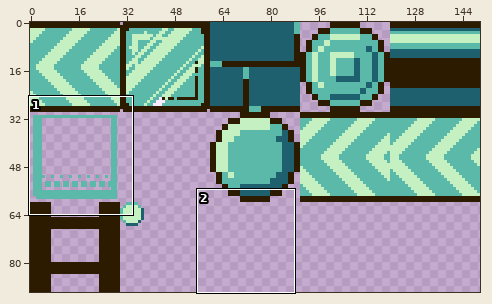
A sprite sheet gets an edit: js13k/dst/assets/atlas.png. Above, an overview of the earlier version with the close-up marked.
Close-up. Before the commit:
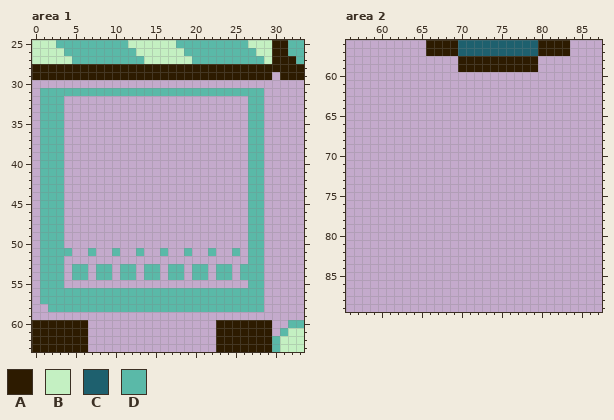
The file is 150x90 pixels. Shown: area 1: x 0..33, y 25..63; area 2: x 56..87, y 56..89.
Palette (. is transparent): A #2d1b00  B #c4f0c2  C #1e606e  D #5ab9a8
Pixels before, area 1, first column x 0:
25 BBBDDDDDDDDDBBBBBBDDDDDDDDDBBBAADD
26 BBBBDDDDDDDDDBBBBBBDDDDDDDDDBBAADD
27 BBBBBDDDDDDDDDBBBBBBDDDDDDDDDBAAAD
28 AAAAAAAAAAAAAAAAAAAAAAAAAAAAAAAAAA
29 AAAAAAAAAAAAAAAAAAAAAAAAAAAAAA.AAA
30 ..................................
31 .DDDDDDDDDDDDDDDDDDDDDDDDDDDD.....
32 .DDD.......................DD.....
33 .DDD.......................DD.....
34 .DDD.......................DD.....
35 .DDD.......................DD.....
36 .DDD.......................DD.....
37 .DDD.......................DD.....
38 .DDD.......................DD.....
39 .DDD.......................DD.....
40 .DDD.......................DD.....
41 .DDD.......................DD.....
42 .DDD.......................DD.....
43 .DDD.......................DD.....
44 .DDD.......................DD.....
45 .DDD.......................DD.....
46 .DDD.......................DD.....
47 .DDD.......................DD.....
48 .DDD.......................DD.....
49 .DDD.......................DD.....
50 .DDD.......................DD.....
51 .DDDD..D..D..D..D..D..D..D.DD.....
52 .DDD.......................DD.....
53 .DDD.DD.DD.DD.DD.DD.DD.DD.DDD.....
54 .DDD.DD.DD.DD.DD.DD.DD.DD.DDD.....
55 .DDD.......................DD.....
56 .DDDDDDDDDDDDDDDDDDDDDDDDDDDD.....
57 .DDDDDDDDDDDDDDDDDDDDDDDDDDDD.....
58 ..DDDDDDDDDDDDDDDDDDDDDDDDDDD.....
59 ..................................
60 AAAAAAA................AAAAAAA..DD
61 AAAAAAA................AAAAAAA.DBB
62 AAAAAAA................AAAAAAADBBB
63 AAAAAAA................AAAAAAADBBB
Pixels before, area 2, first column x 66:
56 AAAACCCCCCCCCCAAAA
57 AAAACCCCCCCCCCAAAA
58 ....AAAAAAAAAA....
59 ....AAAAAAAAAA....
Now the later version:
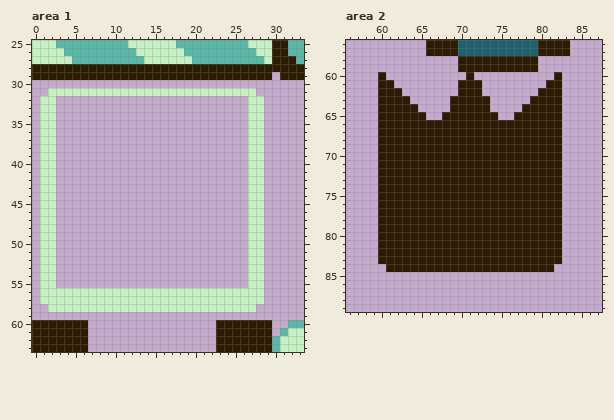
The exact change:
Changed rows in their new state; - is an unchanged pixel.
Area 1:
first column x 1:
31 .BBBBBBBBBBBBBBBBBBBBBBBBBB.
32 BB.-----------------------BB
33 BB.-----------------------BB
34 BB.-----------------------BB
35 BB.-----------------------BB
36 BB.-----------------------BB
37 BB.-----------------------BB
38 BB.-----------------------BB
39 BB.-----------------------BB
40 BB.-----------------------BB
41 BB.-----------------------BB
42 BB.-----------------------BB
43 BB.-----------------------BB
44 BB.-----------------------BB
45 BB.-----------------------BB
46 BB.-----------------------BB
47 BB.-----------------------BB
48 BB.-----------------------BB
49 BB.-----------------------BB
50 BB.-----------------------BB
51 BB..--.--.--.--.--.--.--.-BB
52 BB.-----------------------BB
53 BB.-..-..-..-..-..-..-..-.BB
54 BB.-..-..-..-..-..-..-..-.BB
55 BB.-----------------------BB
56 BBBBBBBBBBBBBBBBBBBBBBBBBBBB
57 BBBBBBBBBBBBBBBBBBBBBBBBBBBB
58 -BBBBBBBBBBBBBBBBBBBBBBBBBB.
Area 2:
first column x 60:
60 A----------A----------A
61 AA--------AAA--------AA
62 AAA-------AAA-------AAA
63 AAAA-----AAAAA-----AAAA
64 AAAAA----AAAAA----AAAAA
65 AAAAAA--AAAAAAA--AAAAAA
66 AAAAAAAAAAAAAAAAAAAAAAA
67 AAAAAAAAAAAAAAAAAAAAAAA
68 AAAAAAAAAAAAAAAAAAAAAAA
69 AAAAAAAAAAAAAAAAAAAAAAA
70 AAAAAAAAAAAAAAAAAAAAAAA
71 AAAAAAAAAAAAAAAAAAAAAAA
72 AAAAAAAAAAAAAAAAAAAAAAA
73 AAAAAAAAAAAAAAAAAAAAAAA
74 AAAAAAAAAAAAAAAAAAAAAAA
75 AAAAAAAAAAAAAAAAAAAAAAA
76 AAAAAAAAAAAAAAAAAAAAAAA
77 AAAAAAAAAAAAAAAAAAAAAAA
78 AAAAAAAAAAAAAAAAAAAAAAA
79 AAAAAAAAAAAAAAAAAAAAAAA
80 AAAAAAAAAAAAAAAAAAAAAAA
81 AAAAAAAAAAAAAAAAAAAAAAA
82 AAAAAAAAAAAAAAAAAAAAAAA
83 AAAAAAAAAAAAAAAAAAAAAAA
84 -AAAAAAAAAAAAAAAAAAAAA-
Pixel boxes of the changes (left, top, right, bottom) in both close-ups:
changed: (40, 88, 264, 312)
added: (378, 72, 562, 272)
